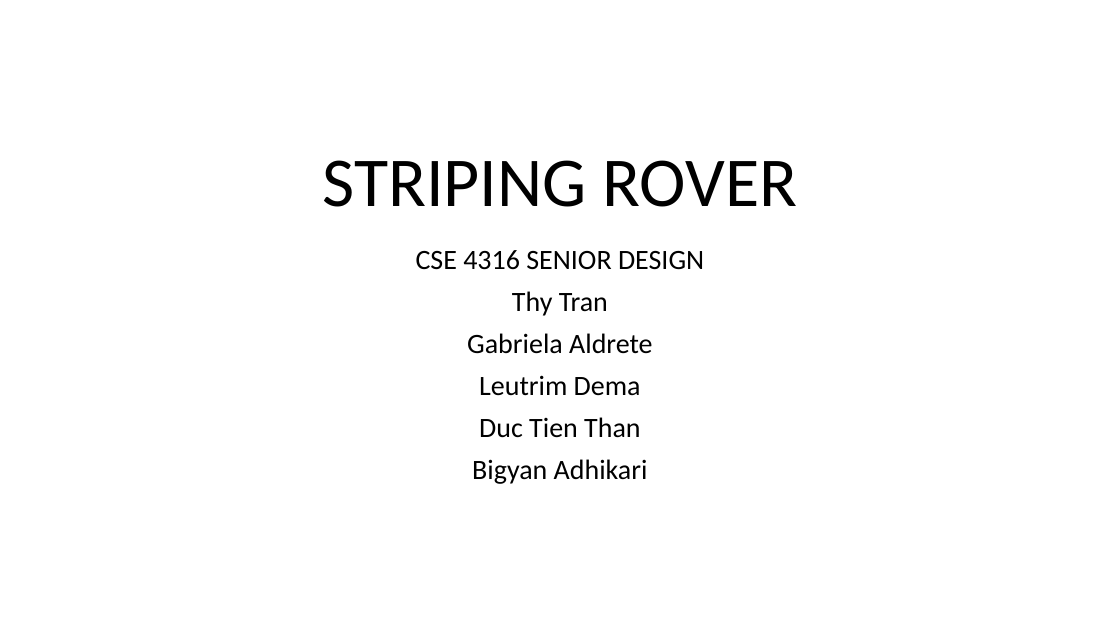
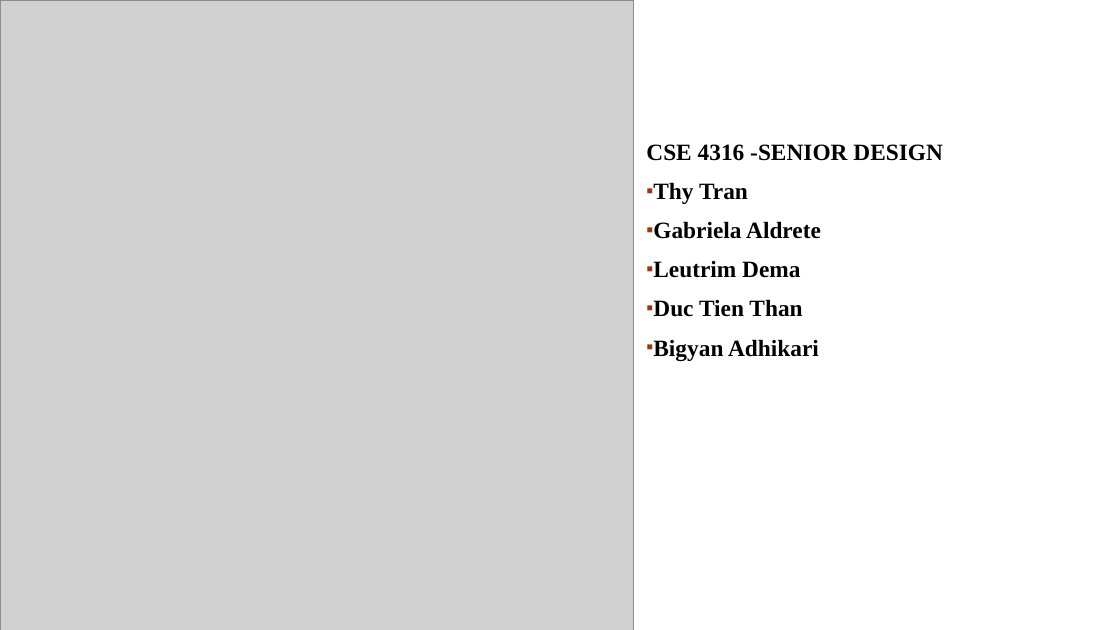
Before and after one commit to g1Aldrete/RoverProject, a slide deck: slide 1 of Sprint1_20200918.pptx. Drawn at 1120x630 pixels with LibreOffice and Linux fonts; fonts in the diff are those of the drawing; grey boxes stand for pictures; background and template pictures are left out. Boxes give left, top, right and bottom in pixels: in the first picture for what was removed or moved away, otherwise in the second. Text is boxed around its words. In the diff, an @@ line names an element or a change of style, - is before the commit and + after.

```diff
--- a/Sprint1_20200918.pptx
+++ b/Sprint1_20200918.pptx
@@ picture added at (0, 0, 634, 630) @@
@@ subtitle "CSE 4316 -SENIOR DESIGN": place and size @@
-subtitle "CSE 4316 -SENIOR DESIGN" at (416, 250, 704, 484)
+subtitle "CSE 4316 -SENIOR DESIGN" at (646, 144, 943, 361)
@@ subtitle at (646, 144, 943, 161): text changed; size 24 to 20 pt; font Calibri to Times New Roman; bold on @@
-CSE 4316 SENIOR DESIGN
+CSE 4316 -SENIOR DESIGN
@@ title removed at (322, 160, 798, 207) @@
-STRIPING ROVER
@@ subtitle at (653, 182, 821, 361): size 24 to 20 pt, font Calibri to Times New Roman, bold on in "Thy Tran", "Gabriela Aldrete", "Leutrim Dema", "Duc Tien Than" and 1 more places; alignment centre to left; bullet none to ▪; more space between paragraphs @@
```
Also in this commit, not shown: 3 other slides changed, 2 slides added, 1 other file.
